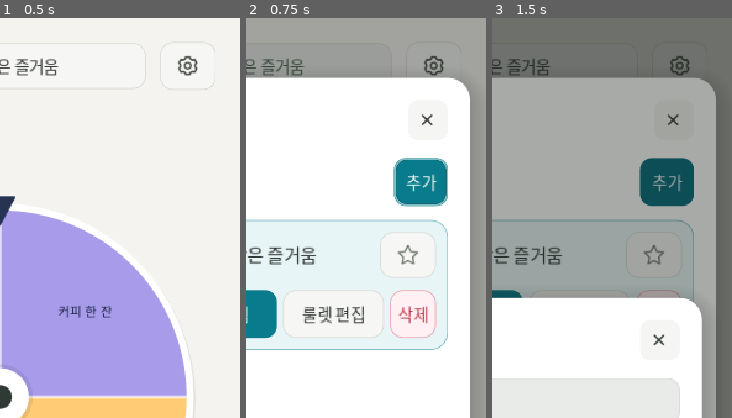
Above: before the commit, frames 1-3 (left to right).
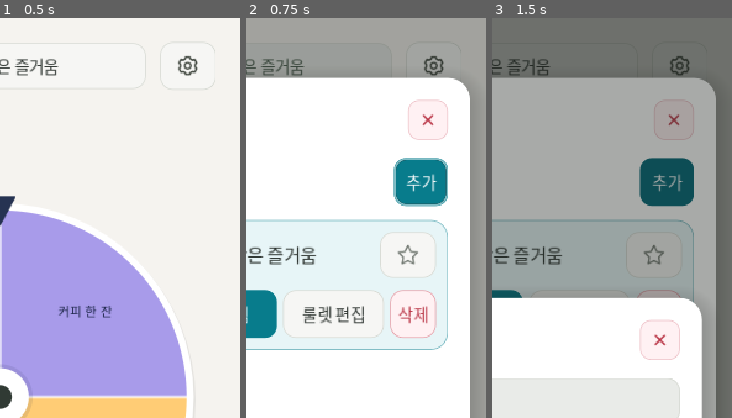
Above: after the commit, the same moments.

Repository: huyeon123/spin-wheel
Game: Godot game, scene res://main.tscn
The game is run twice, just before and just after one commit, with the same random seed, the same clock (stepped at 60 frames per second) and the same inputs.
Inputs:
- Up to frame 1 (0.5 s): no input
- Up to frame 2 (0.75 s): click "오늘의 작은 즐거움" at 0.5 s
- Up to frame 3 (1.5 s): click "추가" at 1.25 s
The pictures show only the part of the screen within x 50-100%, y 0-50%; the shares and areas given below are measured in that part.

Frame 1 is identical in both runs. In frame 2, 0.3% of the frame differs, in the area x 67-85%, y 20-31%; in frame 3, 0.4%, in the area x 61-85%, y 20-86%.

Commit message:
Release v0.2.4: stable red close icons and screen-fixed wheel shadow

Diff:
--- a/assets/close.svg
+++ b/assets/close.svg
@@ -1 +1 @@
-<svg xmlns="http://www.w3.org/2000/svg" width="20" height="20"><path d="M5 5l10 10M15 5L5 15" fill="none" stroke="#394038" stroke-width="2" stroke-linecap="round"/></svg>
+<svg xmlns="http://www.w3.org/2000/svg" width="18" height="18" viewBox="0 0 20 20"><path d="M5 5l10 10M15 5L5 15" fill="none" stroke="#b83243" stroke-width="2" stroke-linecap="round"/></svg>
--- a/project.godot
+++ b/project.godot
@@ -2,7 +2,7 @@
 
 [application]
 config/name="돌려봐 · Spin Wheel"
-config/version="0.2.3"
+config/version="0.2.4"
 boot_splash/image="res://assets/splash.png"
 boot_splash/bg_color=Color(0.945, 0.957, 0.984, 1)
 boot_splash/show_image=true
--- a/scripts/main.gd
+++ b/scripts/main.gd
@@ -5,12 +5,14 @@
 const Reorder = preload("res://scripts/reorder_handle.gd")
 const Layer = preload("res://scripts/wheel_layer.gd")
 const Select = preload("res://scripts/wheel_select.gd")
+const WheelShadow = preload("res://scripts/wheel_shadow.gd")
 const Wheel = preload("res://scripts/wheel_canvas.gd")
 const PALETTE = ["#a89bea", "#ffcc75", "#7ad3b9", "#f69ca9", "#83b9ed", "#d8b1df", "#a8d584", "#f4b18c"]
 var data: Dictionary
 var preset: Dictionary
 var busy := false
 var wheel: Control
+var wheel_shadow: Control
 var body: GridContainer
 var editor: VBoxContainer
 var selectors: Button
@@ -190,7 +192,8 @@
  preset_name = _label(preset.name, 25); preset_name.horizontal_alignment = HORIZONTAL_ALIGNMENT_CENTER; preset_name.text_overrun_behavior = TextServer.OVERRUN_TRIM_ELLIPSIS; stage_box.add_child(preset_name); preset_name.hide()
  var aspect := AspectRatioContainer.new(); wheel_aspect = aspect; aspect.ratio = 1; aspect.size_flags_horizontal = Control.SIZE_EXPAND_FILL; aspect.custom_minimum_size = Vector2(240,300); stage_box.add_child(aspect)
  var wheel_holder := Control.new(); aspect.add_child(wheel_holder)
- wheel = Wheel.new(); wheel.font = font; wheel.set_anchors_and_offsets_preset(Control.PRESET_FULL_RECT); wheel_holder.add_child(wheel)
+ wheel_shadow = WheelShadow.new(); wheel_shadow.set_anchors_and_offsets_preset(Control.PRESET_FULL_RECT); wheel_holder.add_child(wheel_shadow)
+ wheel = Wheel.new(); wheel.draw_shadow = false; wheel.font = font; wheel.set_anchors_and_offsets_preset(Control.PRESET_FULL_RECT); wheel_holder.add_child(wheel)
  var pointer := TextureRect.new(); pointer.texture = load("res://assets/pointer.svg"); pointer.mouse_filter = Control.M …(330 unchanged characters)…
  spin_button = _button("돌리기", _spin); spin_button.tooltip_text = "돌리기 (Space)"; spin_button.custom_minimum_size = Vector2(56,48); spin_button.size_flags_horizontal = Control.SIZE_SHRINK_CENTER; spin_button.add_theme_font_size_override("font_size", 21)
  spin_button.custom_minimum_size = Vector2(360,56); _accent_button(spin_button)
--- a/scripts/wheel_canvas.gd
+++ b/scripts/wheel_canvas.gd
@@ -3,6 +3,7 @@
 var slices: Array = []
 var font: Font
 var show_labels := true
+var draw_shadow := true
 
 func _ready() -> void:
  mouse_filter = Control.MOUSE_FILTER_IGNORE
@@ -12,7 +13,7 @@
  var c := size / 2
  var r := minf(size.x, size.y) / 2 - 12
  if r < 10: return
- draw_circle(c + Vector2(0, 3), r + 7, Color(0.12,0.14,0.16,.08), true, -1, true)
+ if draw_shadow: draw_circle(c + Vector2(0, 3), r + 7, Color(0.12,0.14,0.16,.08), true, -1, true)
  draw_circle(c, r + 5, Color.WHITE, true, -1, true)
  if slices.is_empty():
   draw_circle(c, r, Color("dce1ee"))
--- a/scripts/wheel_layer.gd
+++ b/scripts/wheel_layer.gd
@@ -120,16 +120,28 @@
  _heading.add_theme_font_size_override("font_size", 21)
  _heading.add_theme_color_override("font_color", Color("2c332b"))
  header.add_child(_heading)
- _close = _button("")
+ # Dedicated icon control: no generic text-button padding or icon auto-fit.
+ _close = Button.new()
  _close.icon = preload("res://assets/close.svg")
- _close.expand_icon = true
- _close.add_theme_constant_override("icon_max_width", 18)
- var close_style := _style(Color("f5f6f3"), 10)
- close_style.set_content_margin_all(10)
- _close.add_theme_stylebox_override("normal", close_style)
- _close.custom_minimum_size = Vector2(40, 40)
+ _close.expand_icon = false
+ _close.icon_alignment = HORIZONTAL_ALIGNMENT_CENTER
+ _close.add_theme_constant_override("icon_max_width",18)
+ _close.add_theme_constant_override("h_separation",0)
+ _close.custom_minimum_size = Vector2(40,40)
+ _close.size_flags_horizontal = Control.SIZE_SHRINK_END
+ _close.size_flags_vertical = Control.SIZE_SHRINK_CENTER
+ _close.mouse_default_cursor_shape = Control.CURSOR_POINTING_HAND
+ for state in ["normal","hover","pressed","hover_pressed","disabled","focus"]:
+  var close_style := _style(Color("fff1f3"),10)
+  close_style.set_content_margin_all(8)
+  close_style.border_color = Color("efc6cc"); close_style.set_border_width_all(1)
+  if state in ["hover","pressed","hover_pressed"]: close_style.bg_color = Color("ffe3e7")
+  if state == "disabled": close_style.bg_color = Color("f8eeee")
+  if state == "focus": close_style.bg_color = Color.TRANSPARENT; close_style.border_color = Color("b83243")
+  _close.add_theme_stylebox_override(state,close_style)
+ for state in ["icon_normal_color","icon_hover_color","icon_pressed_color","icon_hover_pressed_color","icon_focus_color","icon_disabled_color"]:
+  _close.add_theme_color_override(state,Color.WHITE)
  _close.tooltip_text = "닫기"
- _close.add_theme_font_size_override("font_size", 16)
  _close.pressed.connect(request_close)
  header.add_child(_close)
  _scroll = ScrollContainer.new()
--- /dev/null
+++ b/scripts/wheel_shadow.gd
@@ -0,0 +1,9 @@
+extends Control
+## Nonrotating sibling of the wheel. Same local size/center, fixed downward offset.
+func _ready() -> void:
+ mouse_filter = Control.MOUSE_FILTER_IGNORE
+ resized.connect(queue_redraw)
+func _draw() -> void:
+ var radius := minf(size.x,size.y) / 2 - 12
+ if radius < 10: return
+ draw_circle(size / 2 + Vector2(0,3),radius + 7,Color(0.12,0.14,0.16,.08),true,-1,true)
--- /dev/null
+++ b/tests/test_close_icons.gd
@@ -0,0 +1,93 @@
+extends SceneTree
+var checks:=0
+var failures:=0
+func _init()->void:
+ if DisplayServer.get_name()=="headless":quit(2);return
+ if FileAccess.file_exists("user://state.json"):quit(2);return
+ call_deferred("run")
+func check(ok:bool,label:String)->void:
+ checks+=1
+ if not ok:failures+=1;push_error(label)
+func settle()->void:
+ for i in range(4):await process_frame
+func move(p:Vector2)->void:
+ var e:=InputEventMouseMotion.new();e.position=p;root.push_input(e,true)
+func mouse(p:Vector2,down:bool)->void:
+ var e:=InputEventMouseButton.new();e.position=p;e.pressed=down;e.button_index=MOUSE_BUTTON_LEFT;root.push_input(e,true)
+func bbox(crop:Image,red:bool)->Rect2i:
+ var lo:=Vector2i(999,999);var hi:=Vector2i(-1,-1)
+ var bg:=crop.get_pixel(8,8)
+ var peak:=0.0
+ for y in range(8,crop.get_height()-8):
+  for x in range(8,crop.get_width()-8):
+   var c:=crop.get_pixel(x,y)
+   peak=maxf(peak,bg.r-c.r)
+
+ for y in range(8,crop.get_height()-8):
+  for x in range(8,crop.get_width()-8):
+   var c:=crop.get_pixel(x,y)
+   var ink:bool=c.r>c.g*1.5 and c.r>c.b*1.35 and c.g<.5 if red else bg.r-c.r>maxf(.01,peak*.25)
+   if ink:lo=lo.min(Vector2i(x,y));hi=hi.max(Vector2i(x,y))
+ return Rect2i(lo,hi-lo+Vector2i.ONE) if hi.x>=0 else Rect2i()
+func states(b:Button,label:String,red:bool,sheet:Image,row:int)->void:
+ var connections=b.pressed.get_connections()
+ for connection in connections:b.pressed.disconnect(connection.callable)
+ var original_size:=b.size;var reference:=Rect2i();var margin:Vector2=b.get_theme_stylebox("normal").get_minimum_size()
+ var names=["normal","hover","pressed","focus","disabled"]
+ for i in range(names.size()):
+  var state:String=names[i]
+  b.disabled=false;b.release_focus();move(Vector2(950,790));await settle()
+  var center:=b.get_global_rect().get_center()
+  if state=="hover":move(center)
+  if state=="pressed":move(center);mouse(center,true)
+  if state=="focus":b.grab_focus()
+  if state=="disabled":b.disabled=true;move(center)
+  await settle()
+  var crop:=root.get_texture().get_image().get_region(Rect2i(b.get_global_rect()))
+  var rect:=bbox(crop,red)
+  if i==0:reference=rect
+  check(rect.has_area(),label+" "+state+" colored glyph visible")
+  check(rect.size==reference.size,label+" "+state+" constant glyph bbox")
+  var centering_error:=Vector2(rect.position)+Vector2(rect.size)*.5-b.size*.5
+  check((absf(centering_error.x)<=.5 and absf(centering_error.y)<=.5) if red else centering_error.length()<=1.5,label+" "+state+" glyph centered")
+  check(b.size==original_size and b.get_theme_stylebox(state).get_minimum_size()==margin,label+" "+state+" constant hitarea and padding")
+  sheet.blit_rect(crop,Rect2i(Vector2i.ZERO,crop.get_size()),Vector2i(i*70,row*70))
+  mouse(Vector2(950,790),false);await settle()
+ b.disabled=false
+ for connection in connections:b.pressed.connect(connection.callable)
+func all(n:Node)->Array:
+ var a=[]
+ for c in n.get_children():
+  if c is Button:a.append(c)
+  a.append_array(all(c))
+ return a
+func run()->void:
+ root.size=Vector2i(960,800)
+ var app=load("res://main.tscn").instantiate();root.add_child(app);current_scene=app;await settle()
+ var sheet:=Image.create(350,840,false,Image.FORMAT_RGBA8);sheet.fill(Color.WHITE)
+ var modes=["editor","manager","global","history","add","color","confirm","message"]
+ for i in range(modes.size()):
+  var kind:String=modes[i]
+  match kind:
+   "editor":app._open_editor()
+   "manager":app._preset_manager()
+   "global":app._settings()
+   "history":app._history()
+   "add":app._add_preset_dialog()
+   "color":app._pick_color(app.preset.slices[0])
+   "confirm":app._confirm("확인","테스트",func():pass)
+   "message":app._message("알림","테스트")
+  await settle()
+  var layer=app._top_layer();var b:Button=layer._close
+  await states(b,kind,true,sheet,i)
+  var center:=b.get_global_rect().get_center();move(center);mouse(center,true);mouse(center,false);await settle()
+  check(not is_instance_valid(layer) or not layer.visible,kind+" real close click dismisses layer")
+ var row:=8
+ for b in all(app):
+  if b.is_visible_in_tree() and b.icon!=null and b.tooltip_text in ["설정","라운드 복원","룰렛 편집","결과 기록"]:
+   await states(b,b.tooltip_text,false,sheet,row);row+=1
+ sheet.save_png("/tmp/close-icon-state-matrix.png")
+ app.queue_free();await settle()
+ for suffix in ["",".bak",".tmp"]:DirAccess.remove_absolute("user://state.json"+suffix)
+ print("CLOSE_ICON_QA: ",checks," checks, ",failures," failures")
+ quit(1 if failures else 0)
--- /dev/null
+++ b/tests/test_shadow_pixels.gd
@@ -0,0 +1,62 @@
+extends SceneTree
+var checks:=0
+var failures:=0
+func _init()->void:
+ if DisplayServer.get_name()=="headless":quit(2);return
+ if FileAccess.file_exists("user://state.json"):quit(2);return
+ call_deferred("run")
+func check(ok:bool,label:String)->void:
+ checks+=1
+ if not ok:failures+=1;push_error(label)
+func settle()->void:
+ for i in range(4):await process_frame
+func sample(app)->Array:
+ var frame:=root.get_texture().get_image()
+ var center:Vector2=app.wheel_shadow.global_position+app.wheel_shadow.size/2
+ var radius:float=minf(app.wheel_shadow.size.x,app.wheel_shadow.size.y)/2-12
+ var colors=[]
+ for degrees in [20,45,70,110,135,160,200,225,250,290,315,340]:
+  var p:=center+Vector2.from_angle(deg_to_rad(degrees))*(radius+8)
+  p=app.get_viewport().get_final_transform()*p
+  colors.append(frame.get_pixel(roundi(p.x),roundi(p.y)))
+ return colors
+func equal_samples(a:Array,b:Array)->bool:
+ for i in range(a.size()):
+  if Vector3(a[i].r,a[i].g,a[i].b).distance_to(Vector3(b[i].r,b[i].g,b[i].b))>.008:return false
+ return true
+func geometry(app,caption:String)->void:
+ check(app.wheel_shadow.get_parent()==app.wheel.get_parent() and app.wheel_shadow.get_index()<app.wheel.get_index(),caption+" shadow behind rotating wheel sibling")
+ check(app.wheel_shadow.rotation==0 and app.wheel_shadow.size==app.wheel.size and app.wheel_shadow.position==app.wheel.position,caption+" shadow screen offset and center alignment fixed")
+func run()->void:
+ root.size=Vector2i(960,800)
+ var app=load("res://main.tscn").instantiate();root.add_child(app);current_scene=app;await settle()
+ check(not app.wheel.draw_shadow,"rotating wheel does not duplicate shadow")
+ var initial=sample(app)
+ check((initial[2].r+initial[3].r)/2 < (initial[8].r+initial[9].r)/2-.015,"shadow visibly extends below rather than above wheel")
+ for angle in [0.0,PI/2,PI,PI*1.5]:
+  app.wheel.rotation=angle;await settle();geometry(app,"angle "+str(angle))
+  check(equal_samples(initial,sample(app)),"exterior shadow pixels stay fixed at angle "+str(angle))
+ app.data.settings.sound=false;app.data.settings.duration=1.0
+ for direction in [1.0,-1.0]:
+  var center:Vector2=app.wheel.get_parent().global_position+app.wheel.size/2
+  var radius:float=minf(app.wheel.size.x,app.wheel.size.y)*.3
+  app._begin_drag(center+Vector2(radius,0),-1)
+  for step in range(1,5):
+   app.drag_last_time-=.025
+   app._move_drag(center+Vector2.from_angle(direction*.15*step)*radius)
+  await settle()
+  geometry(app,"drag "+str(direction));check(equal_samples(initial,sample(app)),"shadow pixels fixed during drag "+str(direction))
+  app._end_drag()
+  check(app.busy and not app.dragging,"qualified drag releases into coast "+str(direction))
+  await create_timer(.4).timeout
+  geometry(app,"coast "+str(direction));check(equal_samples(initial,sample(app)),"shadow pixels fixed during coast "+str(direction))
+  await create_timer(.75).timeout
+ for physical in [Vector2i(480,800),Vector2i(390,700)]:
+  root.size=physical;await settle();geometry(app,"resize "+str(physical))
+  var baseline=sample(app)
+  app.wheel.rotation+=PI;await settle();check(equal_samples(baseline,sample(app)),"shadow pixels fixed after resize "+str(physical))
+ root.get_texture().get_image().save_png("/tmp/fixed-shadow.png")
+ app.queue_free();await settle()
+ for suffix in ["",".bak",".tmp"]:DirAccess.remove_absolute("user://state.json"+suffix)
+ print("SHADOW_PIXEL_QA: ",checks," checks, ",failures," failures")
+ quit(1 if failures else 0)
Binary file added: docs/screenshots/close-icon-state-matrix.png
Not shown, added: docs/screenshots/close-icon-state-matrix.txt
Binary file changed: docs/screenshots/desktop-editor-bottom.png
Binary file changed: docs/screenshots/desktop-editor.png
Binary file changed: docs/screenshots/desktop-global.png
Binary file changed: docs/screenshots/desktop-history.png
Binary file changed: docs/screenshots/desktop-portrait-editor.png
Binary file changed: docs/screenshots/desktop-portrait-result.png
Binary file changed: docs/screenshots/desktop-portrait-selector.png
Binary file changed: docs/screenshots/desktop-portrait-settings.png
Binary file changed: docs/screenshots/desktop-settings.png
Binary file changed: docs/screenshots/desktop.png
(and 11 more such lines)
